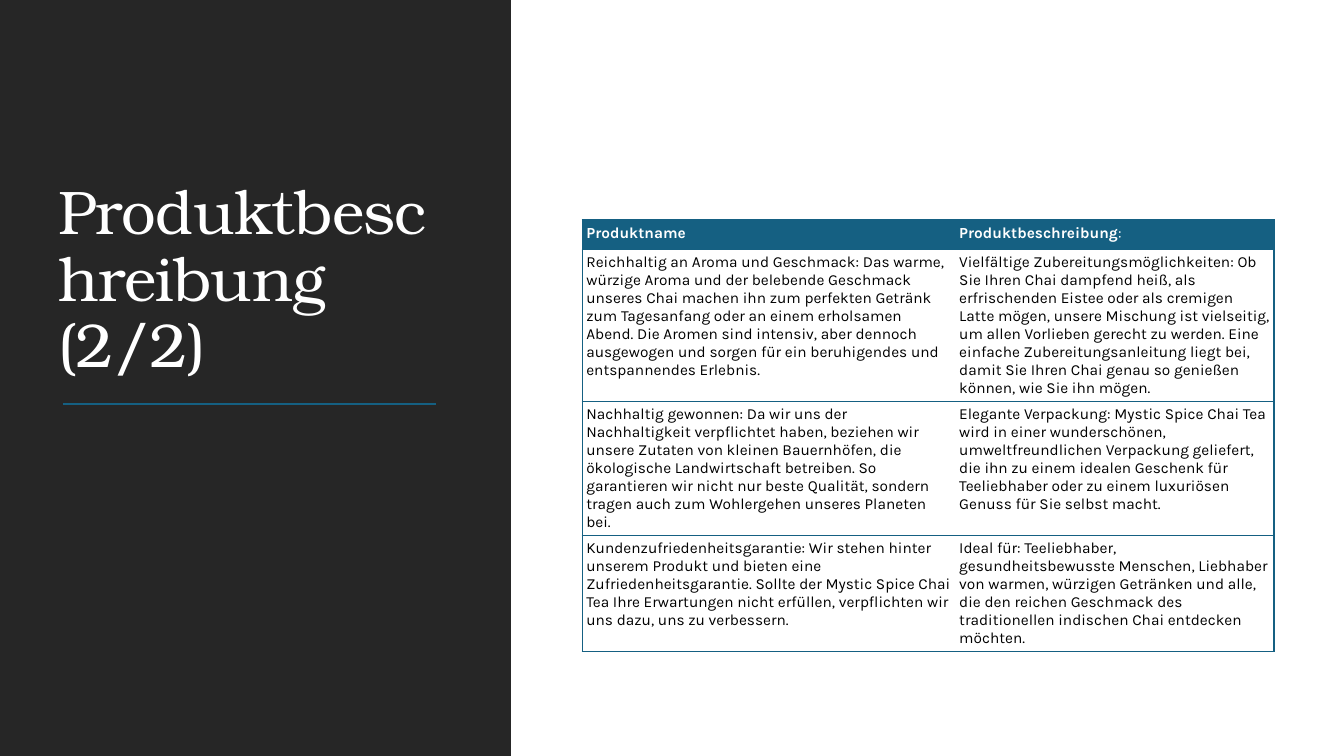
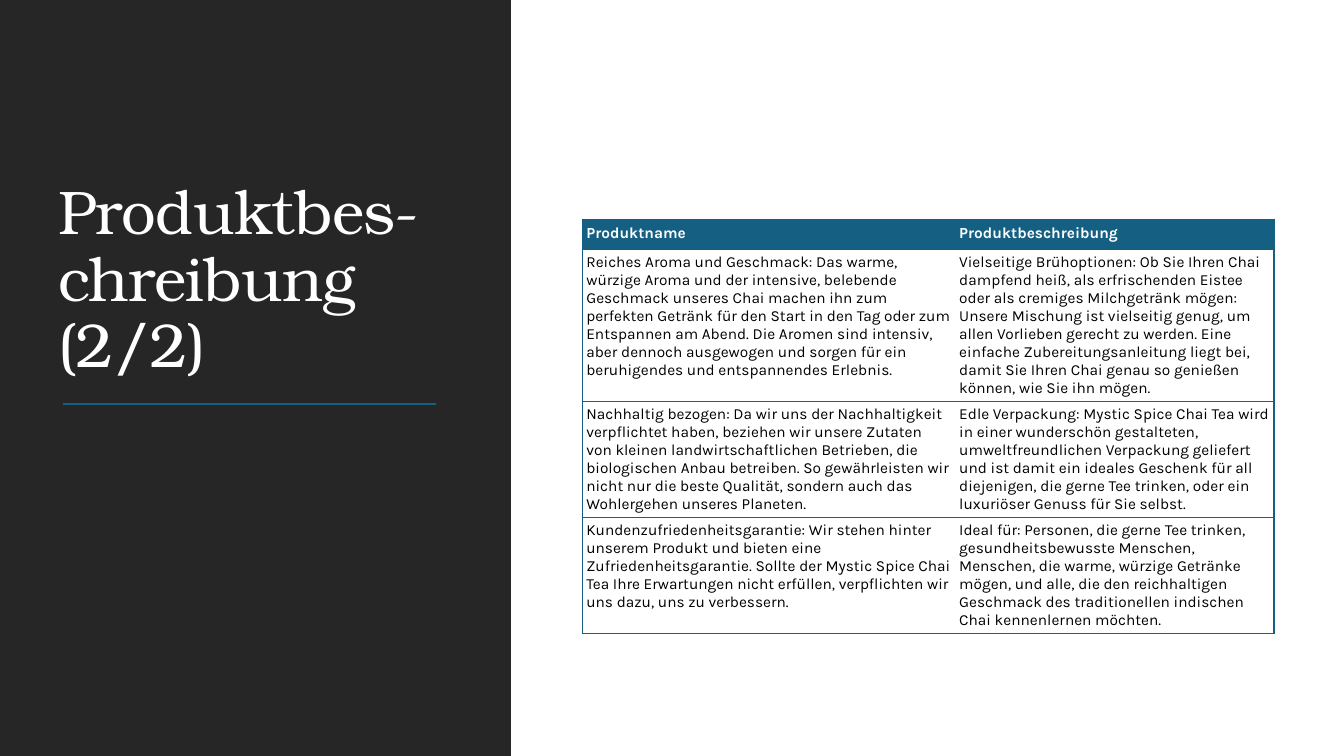
Before and after one commit to MicrosoftLearning/MS-4004-Empower-workforce-copilot-use-cases.de-de, a slide deck: slide 6 of ResourceFiles/Mystic Spice Premium Chai Market Analysis Presentation.pptx. Drawn at 1344x756 pixels with LibreOffice and Linux fonts; fonts in the diff are those of the drawing. Boxes give left, top, right and bottom in pixels: in the first picture for what was removed or moved away, otherwise in the second. Text is boxed around its words. In the diff, an @@ line names an element or a change of style, - is before the commit and + after.

```diff
--- a/ResourceFiles/Mystic Spice Premium Chai Market Analysis Presentation.pptx
+++ b/ResourceFiles/Mystic Spice Premium Chai Market Analysis Presentation.pptx
@@ title at [58, 190, 419, 377]: text changed @@
-Produktbeschreibung (2/2)
+Produktbes-chreibung (2/2)
@@ table at [583, 220, 1274, 644] @@
-row 1, column 2: Produktbeschreibung:
+row 1, column 2: Produktbeschreibung
-row 2, column 1: Reichhaltig an Aroma und Geschmack: Das warme, würzige Aroma und der belebende Geschmack unseres Chai machen ihn zum perfekten Getränk zum Tagesanfang oder an einem erholsamen Abend. Die Aromen sind intensiv, aber dennoch ausgewogen und sorgen für ein beruhigendes und entspannendes Erlebnis.
+row 2, column 1: Reiches Aroma und Geschmack: Das warme, würzige Aroma und der intensive, belebende Geschmack unseres Chai machen ihn zum perfekten Getränk für den Start in den Tag oder zum Entspannen am Abend. Die Aromen sind intensiv, aber dennoch ausgewogen und sorgen für ein beruhigendes und entspannendes Erlebnis.
-row 2, column 2: Vielfältige Zubereitungsmöglichkeiten: Ob Sie Ihren Chai dampfend heiß, als erfrischenden Eistee oder als cremigen Latte mögen, unsere Mischung ist vielseitig, um allen Vorlieben gerecht zu werden. Eine einfache Zubereitungsanleitung liegt bei, damit Sie Ihren Chai genau so genießen können, wie Sie ihn mögen.
+row 2, column 2: Vielseitige Brühoptionen: Ob Sie Ihren Chai dampfend heiß, als erfrischenden Eistee oder als cremiges Milchgetränk mögen: Unsere Mischung ist vielseitig genug, um allen Vorlieben gerecht zu werden. Eine einfache Zubereitungsanleitung liegt bei, damit Sie Ihren Chai genau so genießen können, wie Sie ihn mögen.
-row 3, column 1: Nachhaltig gewonnen: Da wir uns der Nachhaltigkeit verpflichtet haben, beziehen wir unsere Zutaten von kleinen Bauernhöfen, die ökologische Landwirtschaft betreiben. So garantieren wir nicht nur beste Qualität, sondern tragen auch zum Wohlergehen unseres Planeten bei.
+row 3, column 1: Nachhaltig bezogen: Da wir uns der Nachhaltigkeit verpflichtet haben, beziehen wir unsere Zutaten von kleinen landwirtschaftlichen Betrieben, die biologischen Anbau betreiben. So gewährleisten wir nicht nur die beste Qualität, sondern auch das Wohlergehen unseres Planeten.
-row 3, column 2: Elegante Verpackung: Mystic Spice Chai Tea wird in einer wunderschönen, umweltfreundlichen Verpackung geliefert, die ihn zu einem idealen Geschenk für Teeliebhaber oder zu einem luxuriösen Genuss für Sie selbst macht.
+row 3, column 2: Edle Verpackung: Mystic Spice Chai Tea wird in einer wunderschön gestalteten, umweltfreundlichen Verpackung geliefert und ist damit ein ideales Geschenk für all diejenigen, die gerne Tee trinken, oder ein luxuriöser Genuss für Sie selbst.
-row 4, column 2: Ideal für: Teeliebhaber, gesundheitsbewusste Menschen, Liebhaber von warmen, würzigen Getränken und alle, die den reichen Geschmack des traditionellen indischen Chai entdecken möchten.
+row 4, column 2: Ideal für: Personen, die gerne Tee trinken, gesundheitsbewusste Menschen, Menschen, die warme, würzige Getränke mögen, und alle, die den reichhaltigen Geschmack des traditionellen indischen Chai kennenlernen möchten.
```
Also in this commit, not shown: 12 other slides changed, 18 other files.
